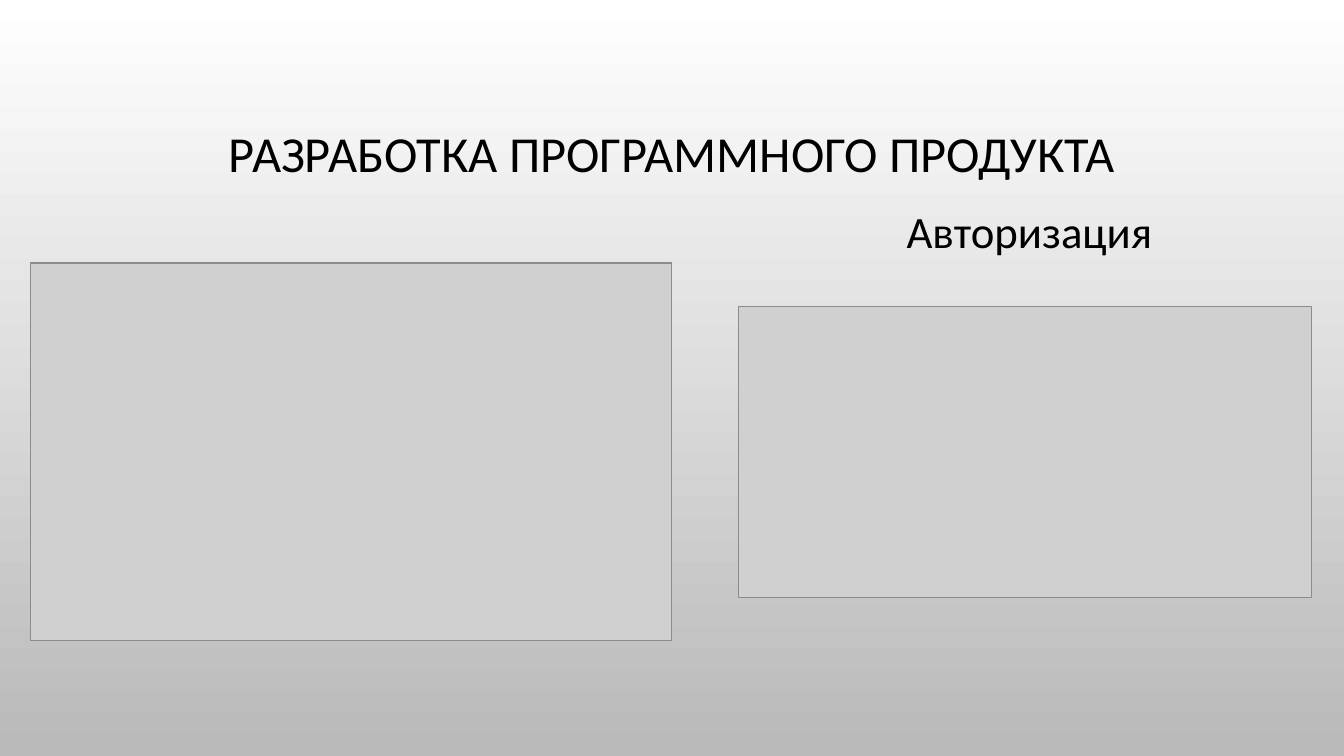
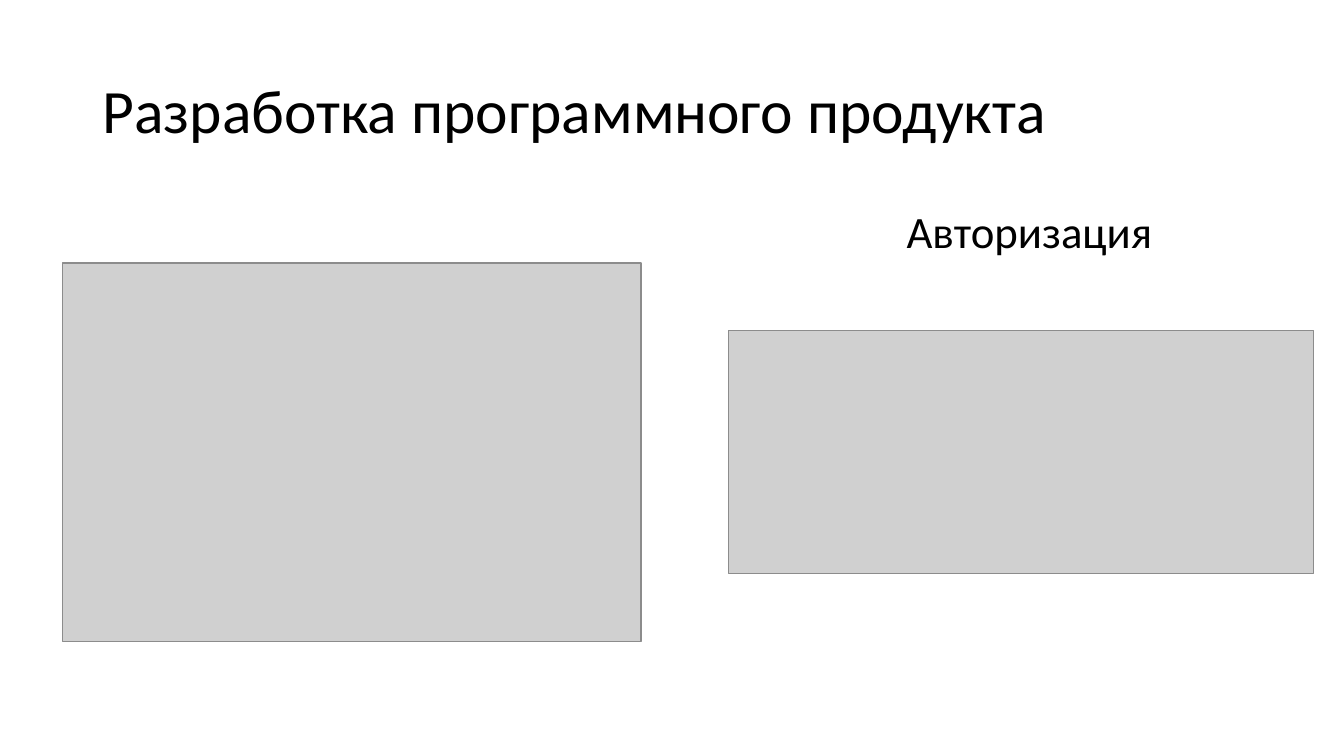
Before and after one commit to ChiCha10-11/Kursovoy, a slide deck: slide 15 of Курсовая работа.pptx. Drawn at 1344x756 pixels with LibreOffice and Linux fonts; fonts in the diff are those of the drawing; grey boxes stand for pictures; background and template pictures are left out. Boxes give left, top, right and bottom in pixels: in the first picture for what was removed or moved away, otherwise in the second. Text is boxed around its words. In the diff, an @@ line names an element or a change of style, - is before the commit and + after.

```diff
--- a/Курсовая работа.pptx
+++ b/Курсовая работа.pptx
@@ background picture (left out) to #FFFFFF @@
@@ title at bbox=[102, 91, 1046, 143]: text changed; size 36 to 44 pt @@
-РАЗРАБОТКА ПРОГРАММНОГО ПРОДУКТА
+Разработка программного продукта
@@ picture: place and size @@
-picture at bbox=[30, 263, 673, 640]
+picture at bbox=[63, 263, 641, 641]
@@ picture: place and size @@
-picture at bbox=[739, 307, 1312, 598]
+picture at bbox=[729, 330, 1314, 574]
```
Also in this commit, not shown: 15 other slides changed, 1 other file.
